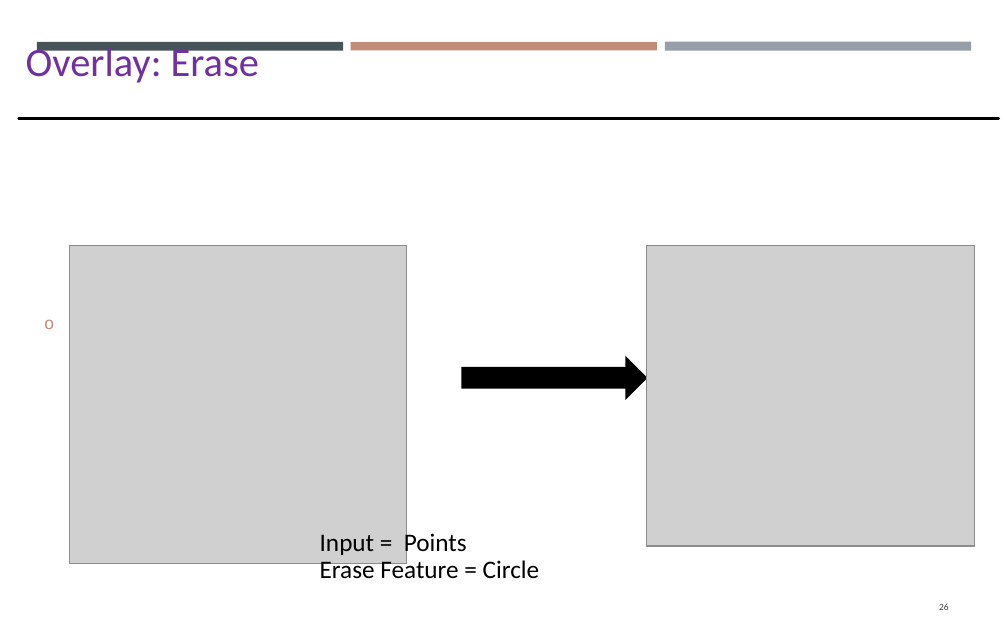
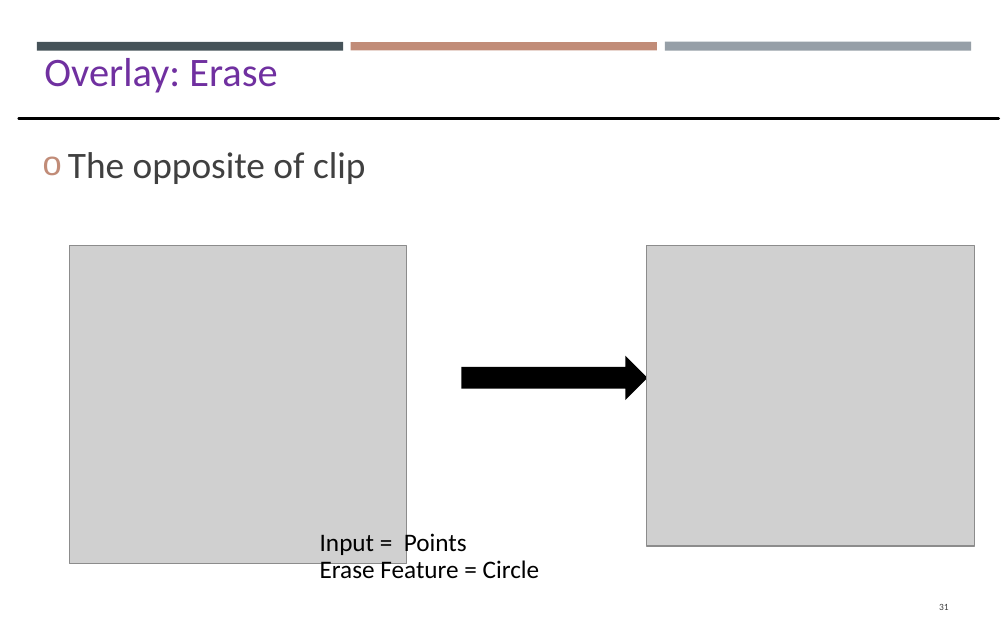
Before and after one commit to gisynw/GIS_I, a slide deck: slide 31 of docs/Lectures/Week12/Lecture11_GEOG2475_Vector.pptx (slide 26 before the commit). Drawn at 1008x630 pixels with LibreOffice and Linux fonts; fonts in the diff are those of the drawing; grey boxes stand for pictures. Boxes give left, top, right and bottom in pixels: in the first picture for what was removed or moved away, otherwise in the second. Text is boxed around its words. In the diff, an @@ line names an element or a change of style, - is before the commit and + after.

```diff
--- a/docs/Lectures/Week12/Lecture11_GEOG2475_Vector.pptx
+++ b/docs/Lectures/Week12/Lecture11_GEOG2475_Vector.pptx
@@ text "Overlay: Erase" rewrapped from [26,42,259,83] to [44,58,277,93] @@
@@ text added at [68,152,365,184], 24 pt, text #404040 @@
+o The opposite of clip
@@ page number at [939,604,949,610]: text changed @@
-26
+31
```
Also in this commit, not shown: 25 other slides changed, 13 slides added, 8 slides removed.
